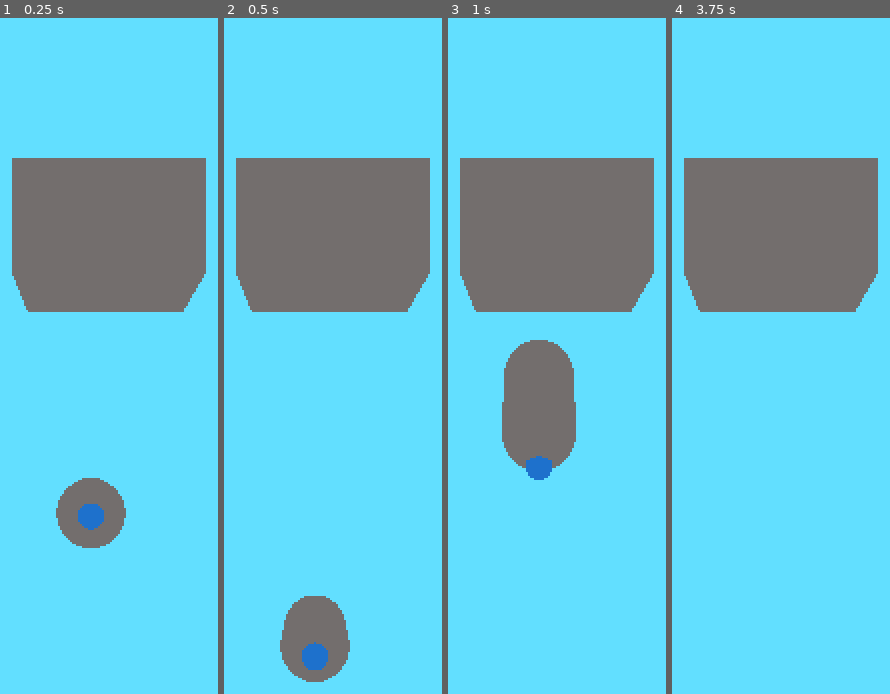
Above: before the commit, frames 1-4 (left to right).
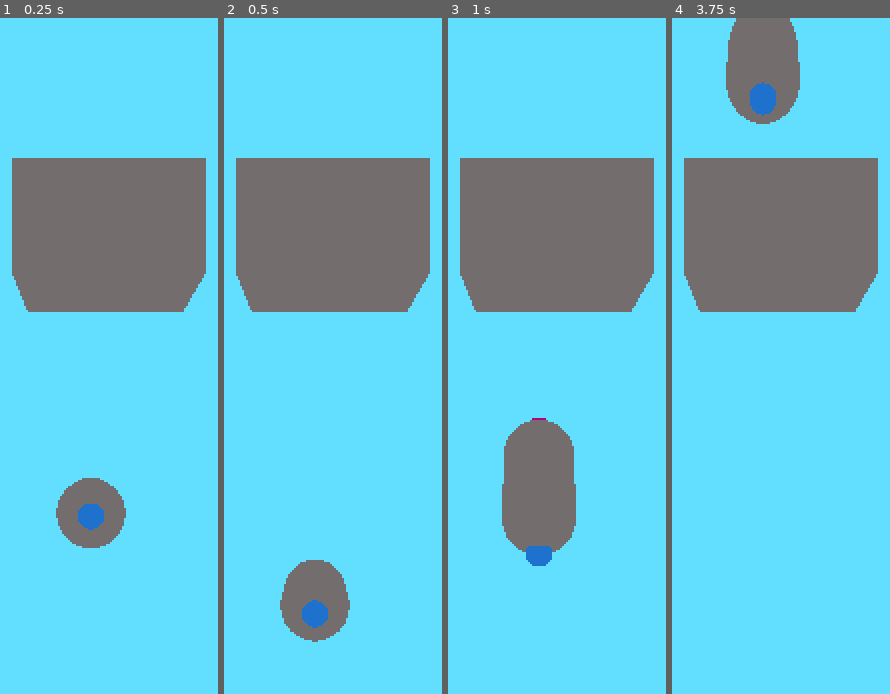
Above: after the commit, the same moments.

Repository: johnf008/Another_3d_Game
Game: Godot game, scene res://game.tscn
Same seed, same stepped clock (60 frames per second), same inputs: the game is played once before the commit and once after it.
Inputs:
- Up to frame 1 (0.25 s): no input
- Up to frame 2 (0.5 s): no input
- Up to frame 3 (1 s): tap Enter at 0.5 s; hold Space (fly) from 0.53 s (still down)
- Up to frame 4 (3.75 s): release Space (fly) at 1.28 s; tap Space (fly) at 1.35, 2.85 s; hold Space (fly) 2.03-2.78 s; hold Space (fly) from 3.53 s (still down)

Frame 1 is identical in both runs. In frame 2, 3.8% of the frame differs, in the area x 25-58%, y 80-99%; in frame 3, 8.4%, in the area x 24-59%, y 47-82%; in frame 4, 4.6%.

Commit message:
Created a barrier for falling, but I have to adjust that bc i have to leave rn

Diff:
--- a/player/player.gd
+++ b/player/player.gd
@@ -11,10 +11,15 @@
 func _physics_process(delta: float) -> void:
 	const FLY_FALL_FACTOR = 5
 
-	velocity.y -= 20.0 * delta
+	if (position.y >= -2.0):
+		velocity.y -= 20.0 * delta
+	else:
+		velocity.y = 0
+		position.y = -2.0
+	print("Y position: " + str(position.y))
 
 	if Input.is_action_pressed("fly"):
-		velocity.y = 10.0
+		velocity.y = 5.0
 		flying_flag = true
 		rotation_degrees.x = (lerp(rotation_degrees.x, 60.0, delta * _rotation_speed))
 	else:
Not shown, added: game.tscn11186693408.tmp
